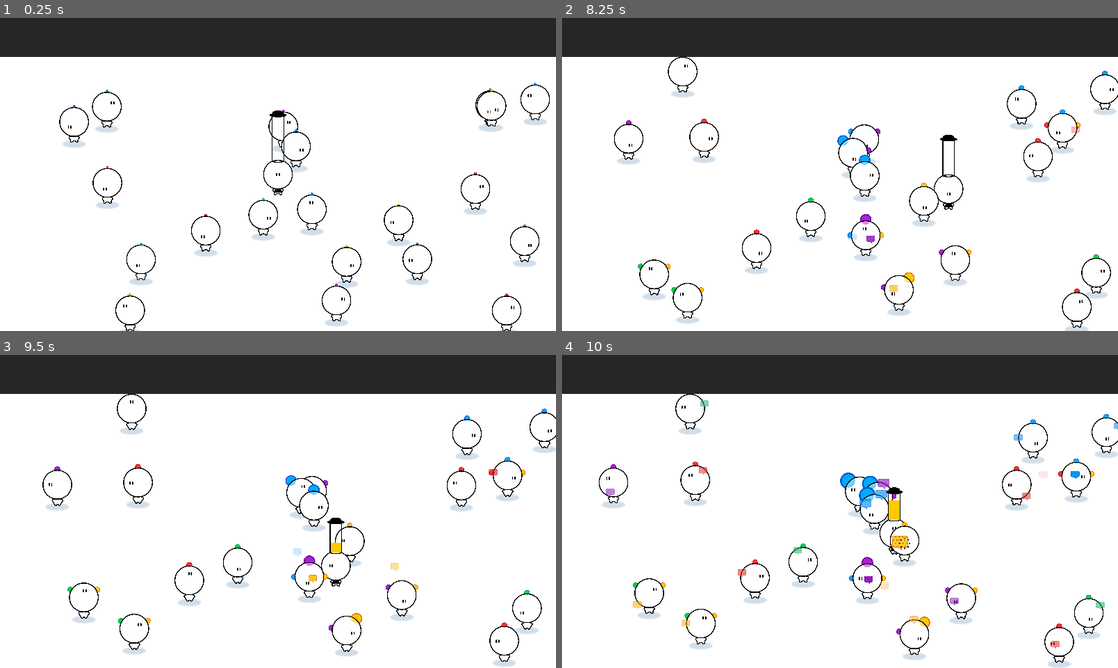
Above: before the commit, frames 1-4 (two rows, left to right).
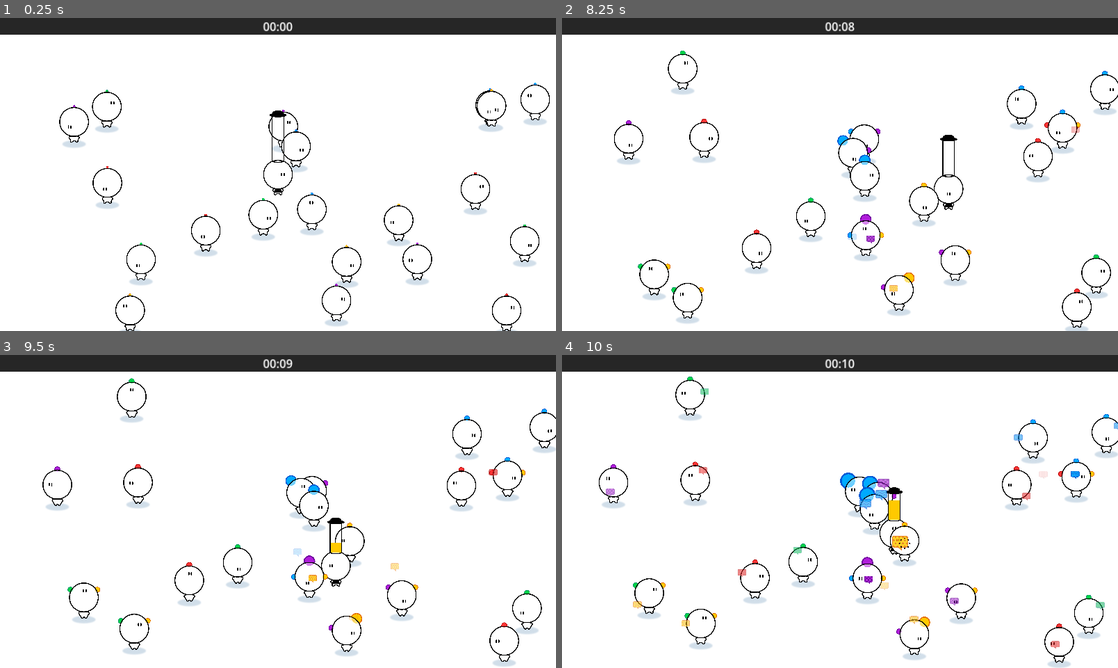
Above: after the commit, the same moments.

Repository: haihala/mankind-knew
Game: Godot game, scene res://world.tscn
Two runs of this game, one before a commit and one after it. Both use one fixed random seed, a clock stepped at 60 frames per second and the inputs below.
Inputs:
- Up to frame 1 (0.25 s): no input
- Up to frame 2 (8.25 s): hold D (move_right) 0.53-1.28 s; hold S (move_down) 1.28-2.03 s; hold D (move_right) 2.03-2.78 s; hold W (move_up) 2.78-3.53 s; hold A (move_left) 3.53-5.03 s; hold S (move_down) 5.03-5.78 s; hold D (move_right) 5.78-6.53 s; hold W (move_up) 6.53-7.28 s; hold D (move_right) 7.28-8.03 s; hold S (move_down) from 8.03 s (still down)
- Up to frame 3 (9.5 s): release S (move_down) at 8.78 s; hold A (move_left) from 8.78 s (still down)
- Up to frame 4 (10 s): release A (move_left) at 9.53 s; hold W (move_up) from 9.53 s (still down)

The runs differ from the first frame. In frame 1, 7.2% of the frame differs, in the area x 0-100%, y 1-51%; in frame 2, 7.4%; in frame 3, 7.5%; in frame 4, 7.5%, in the area x 0-100%, y 1-48%.

Commit message:
Add a clock

Diff:
--- /dev/null
+++ b/godot-project/clock.gd
@@ -0,0 +1,14 @@
+extends Label
+
+@onready var stats = get_tree().get_first_node_in_group("stats")
+@onready var start_time = Time.get_ticks_msec()
+
+# Called every frame. 'delta' is the elapsed time since the previous frame.
+func _process(_delta: float) -> void:
+	if stats.done:
+		return
+
+	var elapsed = Time.get_ticks_msec() - start_time
+	var mins = int(elapsed / (60*1000.0))
+	var secs = int(elapsed / 1000.0) % 60
+	text = "%02d:%02d" % [mins, secs]
--- /dev/null
+++ b/godot-project/clock.tscn
@@ -0,0 +1,16 @@
+[gd_scene load_steps=3 format=3 uid="uid://bg8gp75kuu2o8"]
+
+[ext_resource type="Theme" uid="uid://drfgb57o0sofj" path="res://theme.tres" id="1_5leyv"]
+[ext_resource type="Script" path="res://clock.gd" id="2_36abq"]
+
+[node name="Clock" type="Label"]
+z_index = 1
+anchors_preset = 10
+anchor_right = 1.0
+offset_bottom = 23.0
+grow_horizontal = 2
+theme = ExtResource("1_5leyv")
+theme_type_variation = &"HeaderMedium"
+text = "00:00"
+horizontal_alignment = 1
+script = ExtResource("2_36abq")
--- a/godot-project/player.gd
+++ b/godot-project/player.gd
@@ -11,7 +11,7 @@
 
 var beliefs: Dictionary = {}
 var total_belief: float = 0
-var last_direction: Vector2
+var last_direction: Vector2 = Vector2(1, 0)
 
 var hat_offset: Vector2
 var hat_height = 1
--- a/godot-project/world.tscn
+++ b/godot-project/world.tscn
@@ -1,10 +1,11 @@
-[gd_scene load_steps=7 format=3 uid="uid://cuf140fj6iemi"]
+[gd_scene load_steps=8 format=3 uid="uid://cuf140fj6iemi"]
 
 [ext_resource type="PackedScene" uid="uid://bac4pqgj5oxjo" path="res://stats.tscn" id="1_853hc"]
 [ext_resource type="PackedScene" uid="uid://be55yifao4fp" path="res://player.tscn" id="1_uc7q8"]
 [ext_resource type="PackedScene" uid="uid://dvupfo6cbega2" path="res://wall.tscn" id="2_wy0le"]
 [ext_resource type="PackedScene" uid="uid://rgdltf18q5d2" path="res://npc_spawner.tscn" id="3_23yi1"]
 [ext_resource type="PackedScene" uid="uid://o3k8pn2ko6av" path="res://end_screen.tscn" id="5_7jo1d"]
+[ext_resource type="PackedScene" uid="uid://bg8gp75kuu2o8" path="res://clock.tscn" id="5_xshsq"]
 
 [sub_resource type="CanvasTexture" id="CanvasTexture_qkyk7"]
 
@@ -36,7 +37,7 @@
 collision_mask = 0
 
 [node name="WallTop" parent="." instance=ExtResource("2_wy0le")]
-position = Vector2(0, -344)
+position = Vector2(0, -390)
 scale = Vector2(7.875, 1)
 collision_layer = 1
 collision_mask = 0
@@ -49,6 +50,11 @@
 
 [node name="Camera2D" type="Camera2D" parent="."]
 
-[node name="CanvasLayer" type="CanvasLayer" parent="."]
+[node name="CanvasLayer1" type="CanvasLayer" parent="."]
 
-[node name="EndScreen" parent="CanvasLayer" instance=ExtResource("5_7jo1d")]
+[node name="EndScreen" parent="CanvasLayer1" instance=ExtResource("5_7jo1d")]
+
+[node name="CanvasLayer2" type="CanvasLayer" parent="."]
+layer = 2
+
+[node name="Clock" parent="CanvasLayer2" instance=ExtResource("5_xshsq")]
Not shown: 1 places in godot-project/end_screen.tscn that only renumber resources
